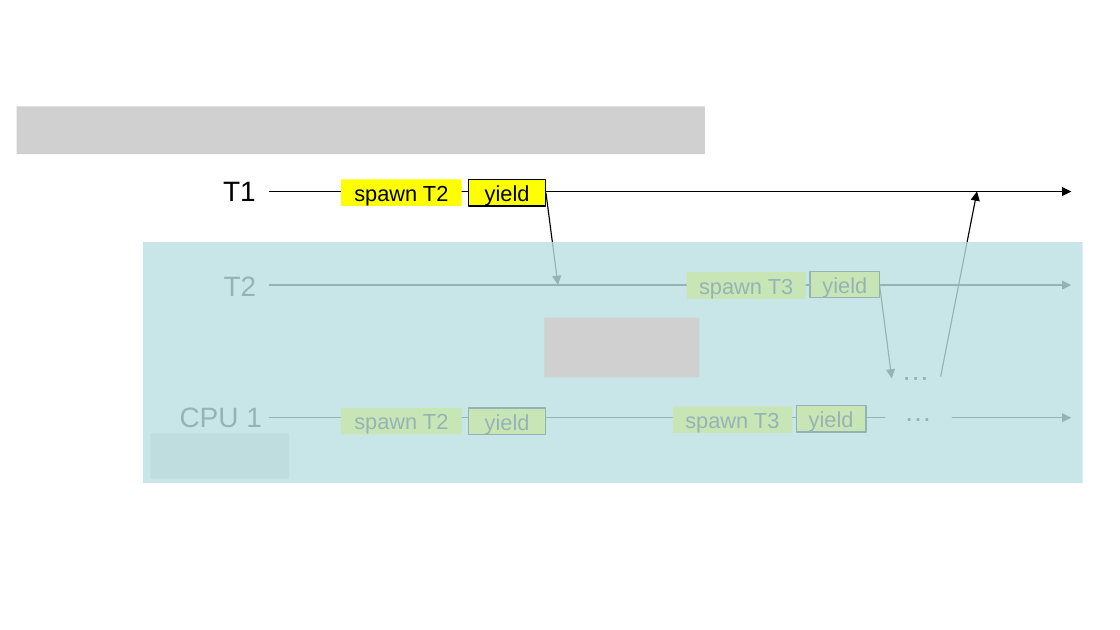
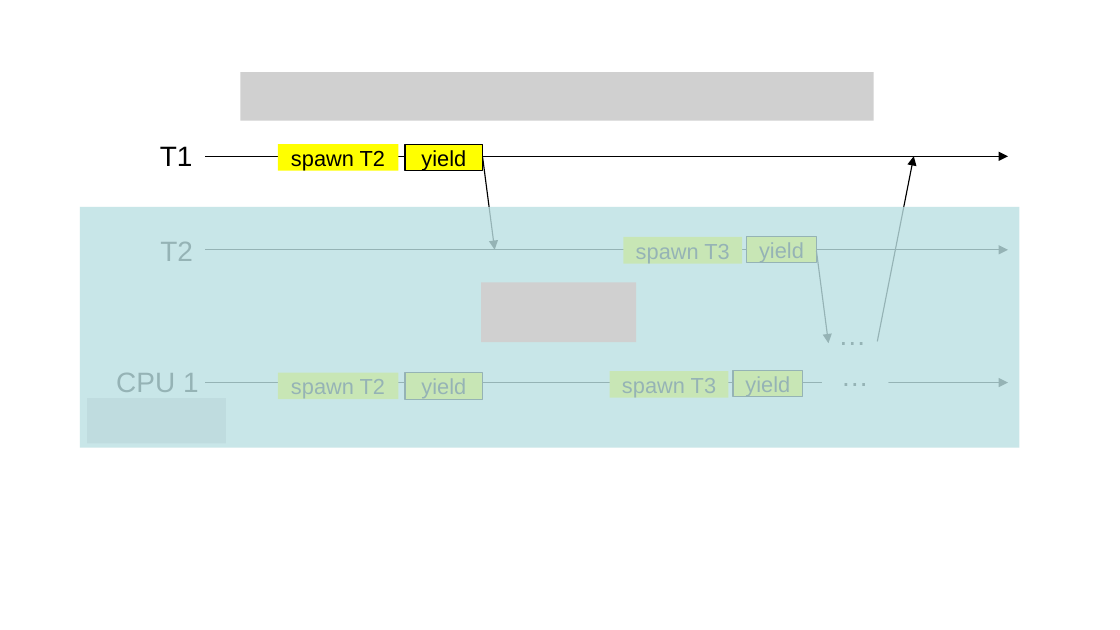
Before and after one commit to jieungkim/phd_thesis, a slide deck: slide 4 of figs/conlink/concurrent_linking.pptx. Drawn at 1120x630 pixels with LibreOffice and Linux fonts; fonts in the diff are those of the drawing; grey boxes stand for pictures. Boxes give left, top, right and bottom in pixels: in the first picture for what was removed or moved away, otherwise in the second. Text is boxed around its words. In the diff, an @@ line names an element or a change of style, - is before the commit and + after.

```diff
--- a/figs/conlink/concurrent_linking.pptx
+++ b/figs/conlink/concurrent_linking.pptx
@@ picture added at [241, 72, 874, 120] @@
@@ picture removed at [17, 106, 704, 155] @@
@@ arrow moved from (545, 193) - (558, 284) to (483, 158) - (495, 250) @@
@@ 9 rectangles, 5 arrows, 4 texts, 1 ellipse: place and size @@
-9 rectangles, 5 arrows, 4 texts, 1 ellipse at [143, 179, 1083, 483]
+9 rectangles, 5 arrows, 4 texts, 1 ellipse at [80, 144, 1019, 448]
@@ picture added at [482, 282, 636, 343] @@
@@ picture removed at [544, 318, 699, 379] @@
@@ text "…": place and size @@
-text "…" at [890, 347, 941, 392]
+text "…" at [828, 311, 878, 356]
@@ picture added at [87, 399, 226, 444] @@
@@ picture removed at [150, 433, 289, 478] @@
```
Also in this commit, not shown: 5 other slides changed, 1 slide added, 18 other files.
